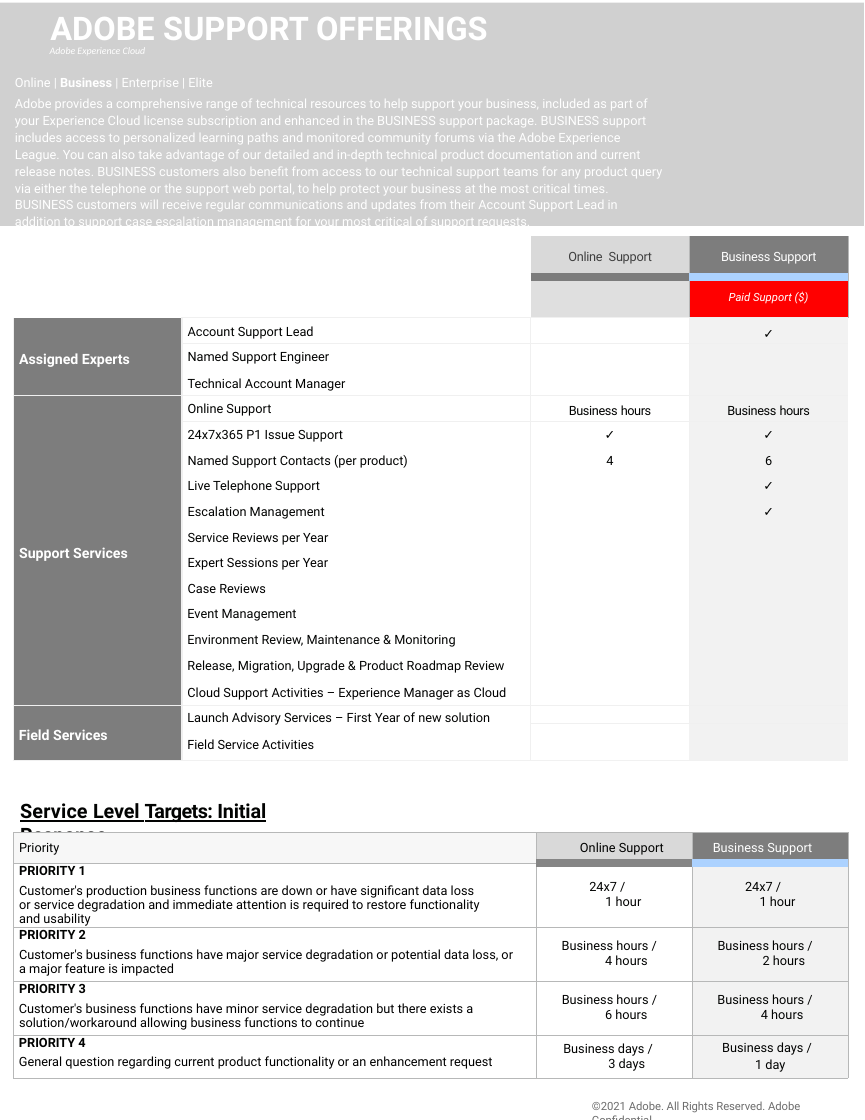
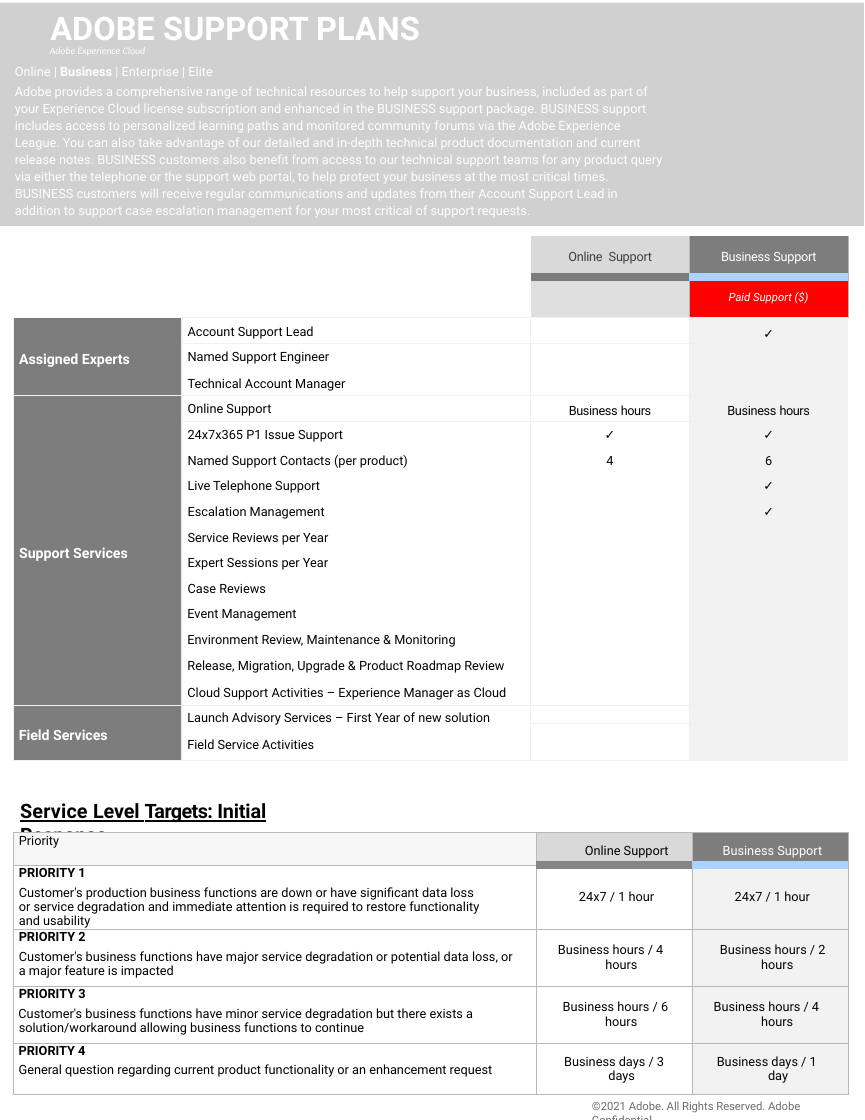
Before and after one commit to isabella232/support-resources.en, a slide deck: slide 1 of help/data-sheets/assets/BusinessSupportDatasheet.pptx. Drawn at 865x1120 pixels with LibreOffice and Linux fonts; fonts in the diff are those of the drawing; grey boxes stand for pictures; background and template pictures are left out. Boxes give left, top, right and bottom in pixels: in the first picture for what was removed or moved away, otherwise in the second. Text is boxed around its words. In the diff, an @@ line names an element or a change of style, - is before the commit and + after.

```diff
--- a/help/data-sheets/assets/BusinessSupportDatasheet.pptx
+++ b/help/data-sheets/assets/BusinessSupportDatasheet.pptx
@@ title at [50, 17, 420, 40]: text changed @@
-ADOBE SUPPORT OFFERINGS
+ADOBE SUPPORT PLANS
@@ text "Online | Business | Enterprise ...": place and size @@
-text "Online | Business | Enterprise ..." at [15, 78, 662, 231]
+text "Online | Business | Enterprise ..." at [15, 67, 662, 217]
@@ table at [13, 832, 848, 1087] @@
-row 5, column 3: Business days / / 1 day
+row 5, column 3: Business days / 1 day
```
Also in this commit, not shown: 2 other slides changed, 7 other files.
